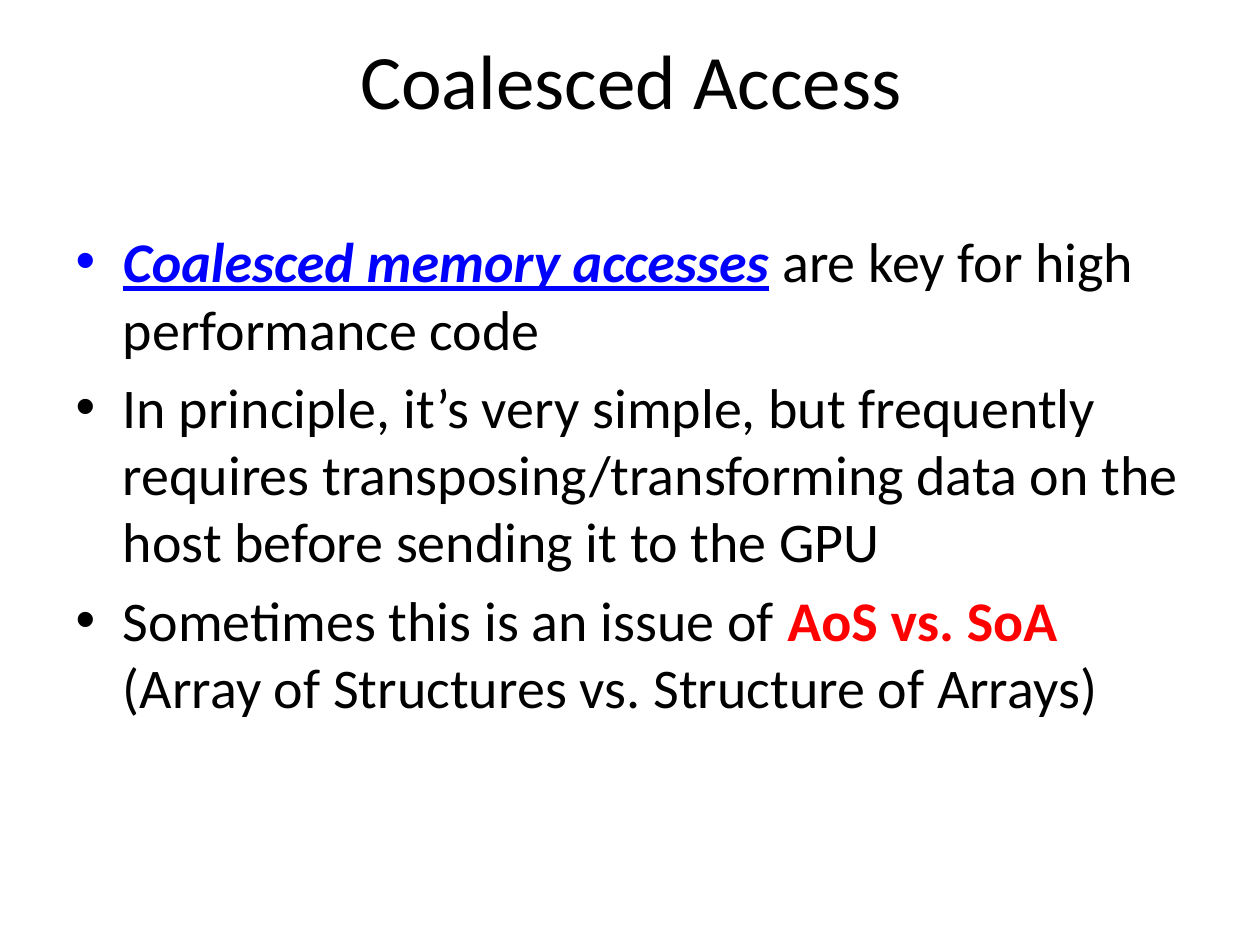
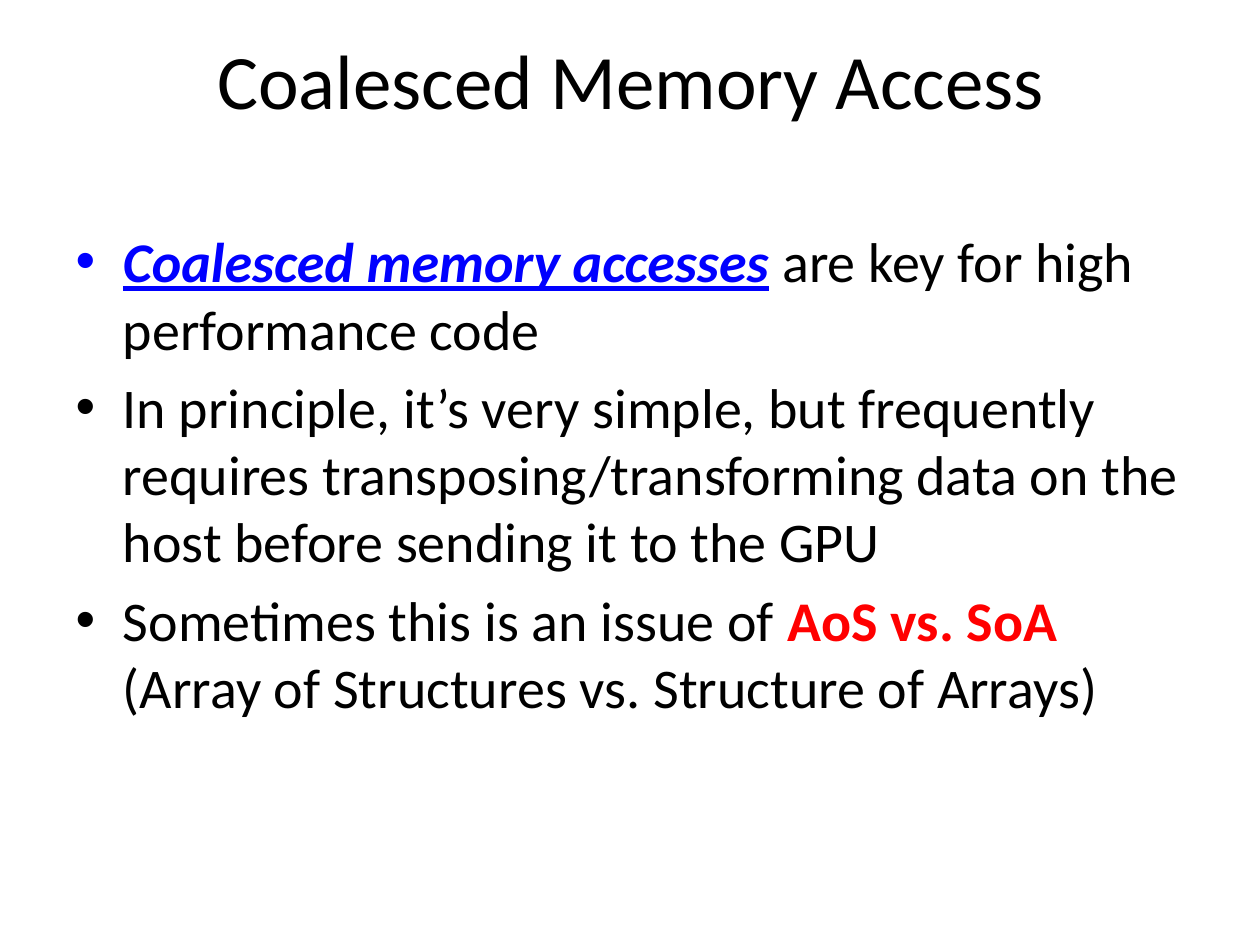
Before and after one commit to UoB-HPC/opencl-training-code, a slide deck: slide 46 of slides/advanced_part3.pptx. Drawn at 1260x945 pixels with LibreOffice and Linux fonts; fonts in the diff are those of the drawing. Boxes give left, top, right and bottom in pixels: in the first picture for what was removed or moved away, otherwise in the second. Text is boxed around its words. In the diff, an @@ line names an element or a change of style, - is before the commit and + after.

```diff
--- a/slides/advanced_part3.pptx
+++ b/slides/advanced_part3.pptx
@@ title at (217, 55, 1044, 122): text changed @@
-Coalesced Access
+Coalesced Memory Access
```
Also in this commit, not shown: 4 other slides changed, 1 slide added.
